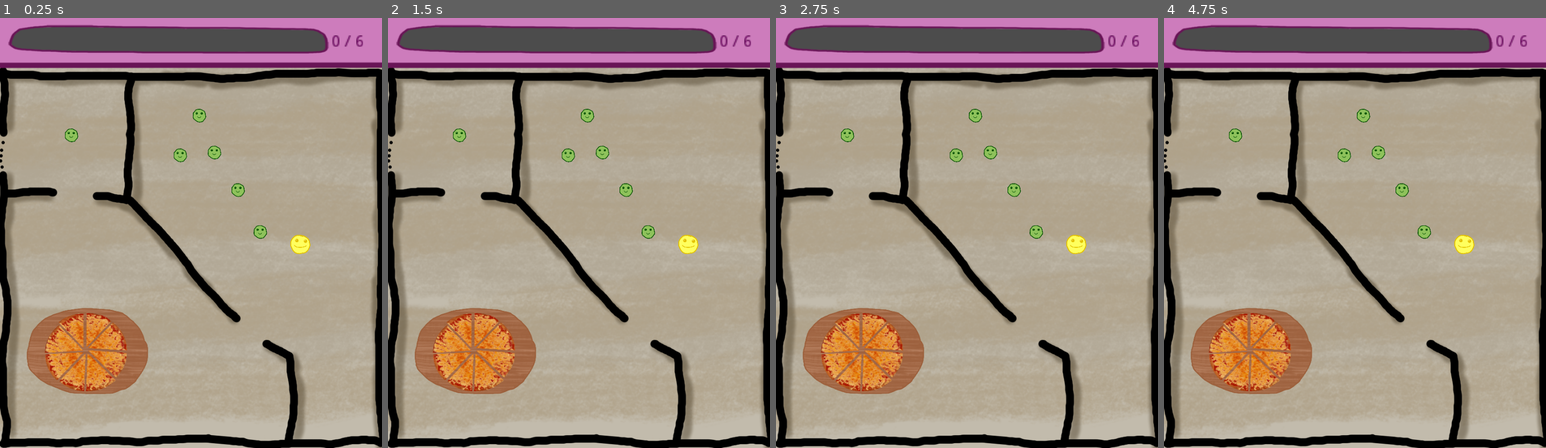
Above: before the commit, frames 1-4 (left to right).
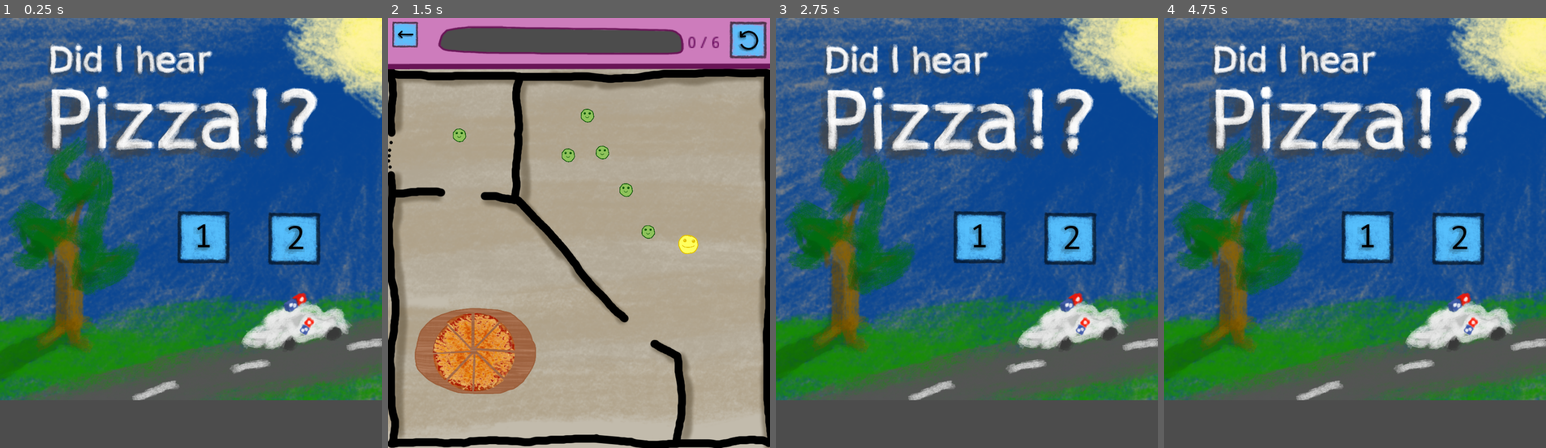
Above: after the commit, the same moments.

Repository: jalarimar/pizza
Game: Godot game, scene res://main_menu/MainMenu.tscn
Same seed, same stepped clock (60 frames per second), same inputs: the game is played once before the commit and once after it. Before the commit the project starts from res://Level 1.tscn.
Inputs (mouse positions are in pixels of both pictures, inside the frame that each line leads up to):
- Up to frame 1 (0.25 s): no input
- Up to frame 2 (1.5 s): click (590, 237) at 0.52 s; click (747, 39) at 1.27 s
- Up to frame 3 (2.75 s): click (791, 35) at 2.02 s
- Up to frame 4 (4.75 s): click (1458, 237) at 2.77 s; click (1523, 39) at 3.52 s; click (1179, 35) at 4.27 s

The runs differ from the first frame. In frame 1, 100% of the frame differs, in the area x 0-100%, y 0-100%; in frame 2, 3.8%; in frame 3, 100%; in frame 4, 100%.

Commit message:
Make each level go to the next, and add a restart and back button.

Diff:
--- a/Level 1.tscn
+++ b/Level 1.tscn
@@ -155,4 +155,6 @@
 position = Vector2( 149.772, 143.194 )
 
 [node name="ScoreBar" parent="." instance=ExtResource( 17 )]
+next_level = "res://Level 2.tscn"
+
 [connection signal="body_entered" from="Content/Pizza/PizzaBox" to="Content/Pizza/PizzaBox" method="on_body_enter"]
--- a/Level 2.tscn
+++ b/Level 2.tscn
@@ -194,7 +194,6 @@
 [node name="PathFollow2D" type="PathFollow2D" parent="Content/Path2D"]
 position = Vector2( -79.5544, -136.264 )
 rotation = -1.33275
-scale = Vector2( 1, 1 )
 rotate = false
 
 [node name="Normal1" parent="Content/Path2D/PathFollow2D" instance=ExtResource( 16 )]
@@ -211,7 +210,6 @@
 [node name="PathFollow2D" type="PathFollow2D" parent="Content/Path2D2"]
 position = Vector2( 1217.42, 513.757 )
 rotation = -1.33275
-scale = Vector2( 1, 1 )
 rotate = false
 
 [node name="Normal4" parent="Content/Path2D2/PathFollow2D" instance=ExtResource( 16 )]
@@ -226,9 +224,8 @@
 curve = SubResource( 4 )
 
 [node name="PathFollow2D" type="PathFollow2D" parent="Content/Path2D3"]
-position = Vector2( 1217.42, 513.757 )
-rotation = -1.33275
-scale = Vector2( 1, 1 )
+position = Vector2( 1226.89, 521.264 )
+rotation = -1.33275
 rotate = false
 
 [node name="Normal4" parent="Content/Path2D3/PathFollow2D" instance=ExtResource( 16 )]
@@ -244,7 +241,6 @@
 [node name="PathFollow2D" type="PathFollow2D" parent="Content/Path2D4"]
 position = Vector2( 1226.89, 521.264 )
 rotation = -1.33275
-scale = Vector2( 1, 1 )
 rotate = false
 
 [node name="Friend5" parent="Content/Path2D4/PathFollow2D" instance=ExtResource( 16 )]
@@ -256,4 +252,6 @@
 coolness = 0
 
 [node name="ScoreBar" parent="." instance=ExtResource( 17 )]
+next_level = "res://main_menu/MainMenu.tscn"
+
 [connection signal="body_entered" from="Content/PizzaBox" to="Content/PizzaBox" method="on_body_enter"]
--- a/ScoreBar.gd
+++ b/ScoreBar.gd
@@ -1,4 +1,6 @@
 extends Node2D
+
+export(String) var next_level
 
 var nFriends = 0
 var currentScore = 0
@@ -8,17 +10,17 @@
 
 
 func _ready():
-	for friend in get_tree().get_nodes_in_group("friend"):
-		nFriends += friend.coolness
-		friend.connect("eat", self, "add_to_score")
+    for friend in get_tree().get_nodes_in_group("friend"):
+        nFriends += friend.coolness
+        friend.connect("eat", self, "add_to_score")
 
 # Called every frame. 'delta' is the elapsed time since the previous frame.
 func _physics_process(delta):
-	print(currentScore / nFriends)
-	$GreenBarTip.position = bar_start + (bar_end - bar_start) * (float(currentScore) / float(nFriends))
-	$RichTextLabel.text = str(currentScore) + " / " + str(nFriends)
+    print(currentScore / nFriends)
+    $GreenBarTip.position = bar_start + (bar_end - bar_start) * (float(currentScore) / float(nFriends))
+    $RichTextLabel.text = str(currentScore) + " / " + str(nFriends)
 
 func add_to_score(coolness):
-	currentScore += coolness
-	if currentScore >= nFriends:
-		get_tree().change_scene_to(load("res://Level 2.tscn"))
+    currentScore += coolness
+    if currentScore >= nFriends:
+        get_tree().change_scene(next_level)
--- a/ScoreBar.tscn
+++ b/ScoreBar.tscn
@@ -1,17 +1,35 @@
-[gd_scene load_steps=4 format=2]
+[gd_scene load_steps=15 format=2]
 
 [ext_resource path="res://ScoreBar.gd" type="Script" id=1]
 [ext_resource path="res://green_bar.png" type="Texture" id=2]
 [ext_resource path="res://score bar.png" type="Texture" id=3]
+[ext_resource path="res://main_menu/button_hover.png" type="Texture" id=4]
+[ext_resource path="res://main_menu/button.png" type="Texture" id=5]
+[ext_resource path="res://retrybutton.gd" type="Script" id=6]
+[ext_resource path="res://main_menu/retry.png" type="Texture" id=7]
+[ext_resource path="res://button.tscn" type="PackedScene" id=8]
+[ext_resource path="res://main_menu/back.png" type="Texture" id=9]
+
+[sub_resource type="StyleBoxTexture" id=1]
+texture = ExtResource( 4 )
+region_rect = Rect2( 0, 0, 160, 157 )
+
+[sub_resource type="StyleBoxEmpty" id=2]
+
+[sub_resource type="StyleBoxEmpty" id=3]
+
+[sub_resource type="StyleBoxEmpty" id=4]
+
+[sub_resource type="StyleBoxEmpty" id=5]
 
 [node name="ScoreBar" type="Node2D"]
 script = ExtResource( 1 )
 
 [node name="GreenBarStart" type="Position2D" parent="."]
-position = Vector2( 17.5935, 54.3602 )
+position = Vector2( 60.9254, 55.134 )
 
 [node name="GreenBarEnd" type="Position2D" parent="."]
-position = Vector2( 696.643, 55.3716 )
+position = Vector2( 578.254, 60.7881 )
 
 [node name="GreenBarTip" type="Position2D" parent="."]
 position = Vector2( -6.94397, 49.1206 )
@@ -22,15 +40,51 @@
 texture = ExtResource( 2 )
 
 [node name="Score bar" type="Sprite" parent="."]
-position = Vector2( 464.99, 524.507 )
-scale = Vector2( 1.03113, 1.03113 )
+position = Vector2( 448.324, 529.015 )
+scale = Vector2( 0.791313, 1.0361 )
+texture = ExtResource( 3 )
+
+[node name="Score bar2" type="Sprite" parent="."]
+position = Vector2( -360.507, 530.152 )
+scale = Vector2( 0.791313, 1.03685 )
 texture = ExtResource( 3 )
 
 [node name="RichTextLabel" type="RichTextLabel" parent="."]
 modulate = Color( 0.396078, 0.00392157, 0.352941, 1 )
-margin_left = 693.566
-margin_top = 33.6463
-margin_right = 793.566
-margin_bottom = 73.6463
+margin_left = 626.906
+margin_top = 37.3306
+margin_right = 726.906
+margin_bottom = 77.3306
 rect_scale = Vector2( 2.37069, 2.37069 )
 text = "1 / 2"
+
+[node name="button" type="Button" parent="."]
+margin_left = 710.096
+margin_top = 2.06858
+margin_right = 870.096
+margin_bottom = 159.069
+rect_scale = Vector2( 0.55286, 0.55286 )
+mouse_default_cursor_shape = 2
+custom_styles/hover = SubResource( 1 )
+custom_styles/pressed = SubResource( 2 )
+custom_styles/focus = SubResource( 3 )
+custom_styles/disabled = SubResource( 4 )
+custom_styles/normal = SubResource( 5 )
+icon = ExtResource( 5 )
+script = ExtResource( 6 )
+
+[node name="retry" type="Sprite" parent="button"]
+position = Vector2( 79.4658, 83.2494 )
+texture = ExtResource( 7 )
+
+[node name="button2" parent="." instance=ExtResource( 8 )]
+margin_left = 4.81335
+margin_top = 3.83021
+margin_right = 164.813
+margin_bottom = 160.83
+rect_scale = Vector2( 0.385941, 0.385941 )
+level = "res://main_menu/MainMenu.tscn"
+
+[node name="back" type="Sprite" parent="button2"]
+position = Vector2( 83.4917, 87.1288 )
+texture = ExtResource( 9 )
--- a/button.gd
+++ b/button.gd
@@ -1,6 +1,6 @@
 extends Button
 
-export(PackedScene) var level
+export(String) var level
 
 func _pressed():
-    get_tree().change_scene_to(level)
+    get_tree().change_scene(level)
--- a/main_menu/MainMenu.tscn
+++ b/main_menu/MainMenu.tscn
@@ -1,13 +1,11 @@
-[gd_scene load_steps=9 format=2]
+[gd_scene load_steps=7 format=2]
 
 [ext_resource path="res://main_menu/background.png" type="Texture" id=1]
 [ext_resource path="res://main_menu/title.png" type="Texture" id=2]
 [ext_resource path="res://main_menu/title.gd" type="Script" id=3]
 [ext_resource path="res://button.tscn" type="PackedScene" id=4]
-[ext_resource path="res://Level 1.tscn" type="PackedScene" id=5]
-[ext_resource path="res://main_menu/1.png" type="Texture" id=6]
-[ext_resource path="res://Level 2.tscn" type="PackedScene" id=7]
-[ext_resource path="res://main_menu/2.png" type="Texture" id=8]
+[ext_resource path="res://main_menu/1.png" type="Texture" id=5]
+[ext_resource path="res://main_menu/2.png" type="Texture" id=6]
 
 [node name="MainMenu" type="Node2D"]
 
@@ -28,18 +26,18 @@
 margin_top = -4.14505
 margin_right = 113.713
 margin_bottom = 152.855
-level = ExtResource( 5 )
+level = "res://Level 1.tscn"
 
 [node name="1" type="Sprite" parent="background/button"]
 position = Vector2( 79.771, 82.1882 )
-texture = ExtResource( 6 )
+texture = ExtResource( 5 )
 
 [node name="button2" parent="background" instance=ExtResource( 4 )]
 margin_left = 197.413
 margin_right = 357.413
 margin_bottom = 157.0
-level = ExtResource( 7 )
+level = "res://Level 2.tscn"
 
 [node name="2" type="Sprite" parent="background/button2"]
 position = Vector2( 81.5328, 81.5328 )
-texture = ExtResource( 8 )
+texture = ExtResource( 6 )
--- a/project.godot
+++ b/project.godot
@@ -16,7 +16,7 @@
 [application]
 
 config/name="Did I Hear Pizza"
-run/main_scene="res://Level 1.tscn"
+run/main_scene="res://main_menu/MainMenu.tscn"
 config/icon="res://icon.png"
 
 [display]
--- /dev/null
+++ b/retrybutton.gd
@@ -0,0 +1,4 @@
+extends Button
+
+func _pressed():
+    get_tree().reload_current_scene()
Not shown: 2 places in button.tscn that only renumber resources
Binary file added: main_menu/back.png
Not shown, added: main_menu/back.png.import
Binary file added: main_menu/retry.png
Not shown, added: main_menu/retry.png.import
